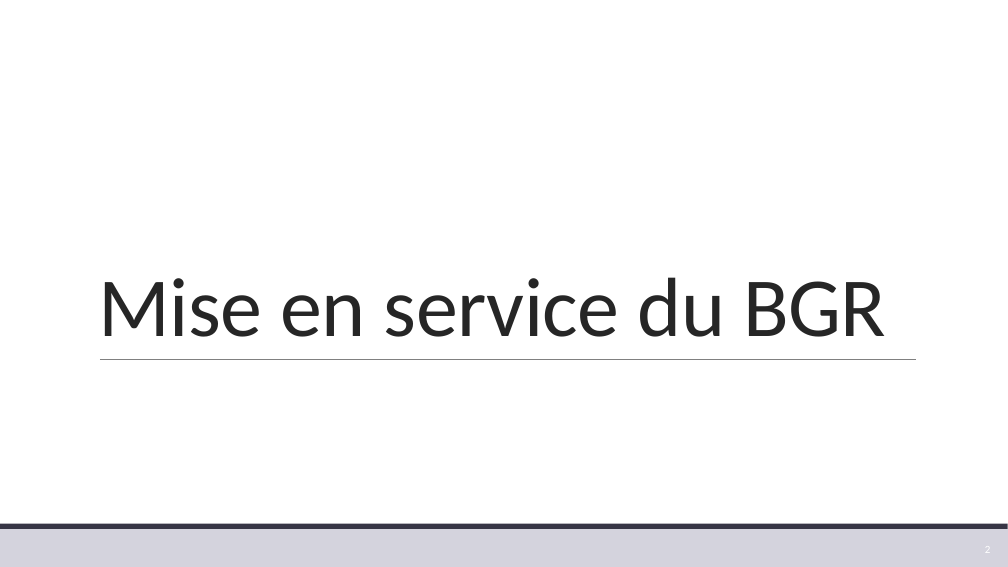
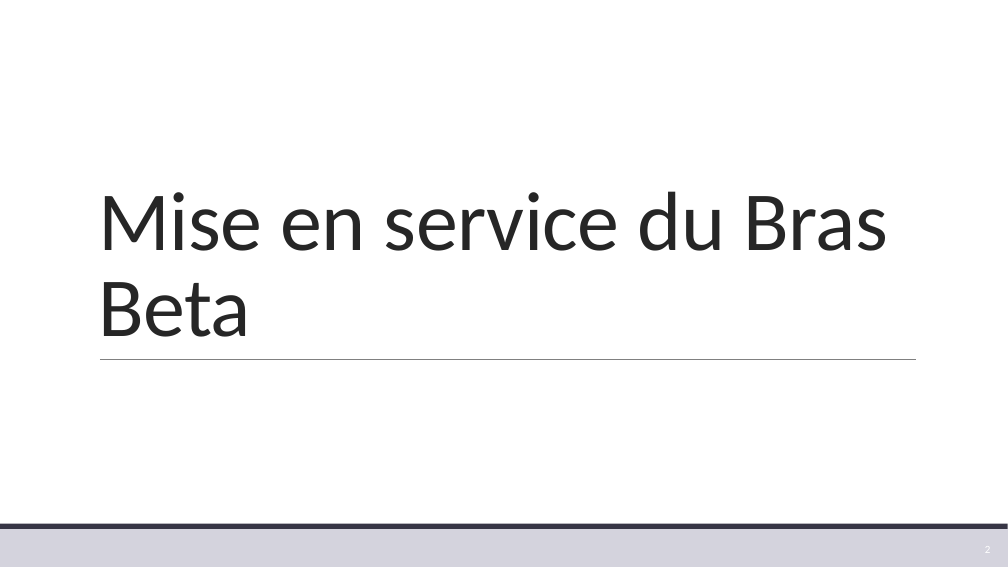
Before and after one commit to xpessoles/TP_Corriges, a slide deck: slide 2 of 01_BrasBeta/01_BrasBeta.pptx. Drawn at 1008x567 pixels with LibreOffice and Linux fonts; fonts in the diff are those of the drawing. Boxes give left, top, right and bottom in pixels: in the first picture for what was removed or moved away, otherwise in the second. Text is boxed around its words. In the diff, an @@ line names an element or a change of style, - is before the commit and + after.

```diff
--- a/01_BrasBeta/01_BrasBeta.pptx
+++ b/01_BrasBeta/01_BrasBeta.pptx
@@ title at <box>98,191,888,337</box>: text changed @@
-Mise en service du BGR
+Mise en service du Bras Beta
```
Also in this commit, not shown: 1 other slide changed.
